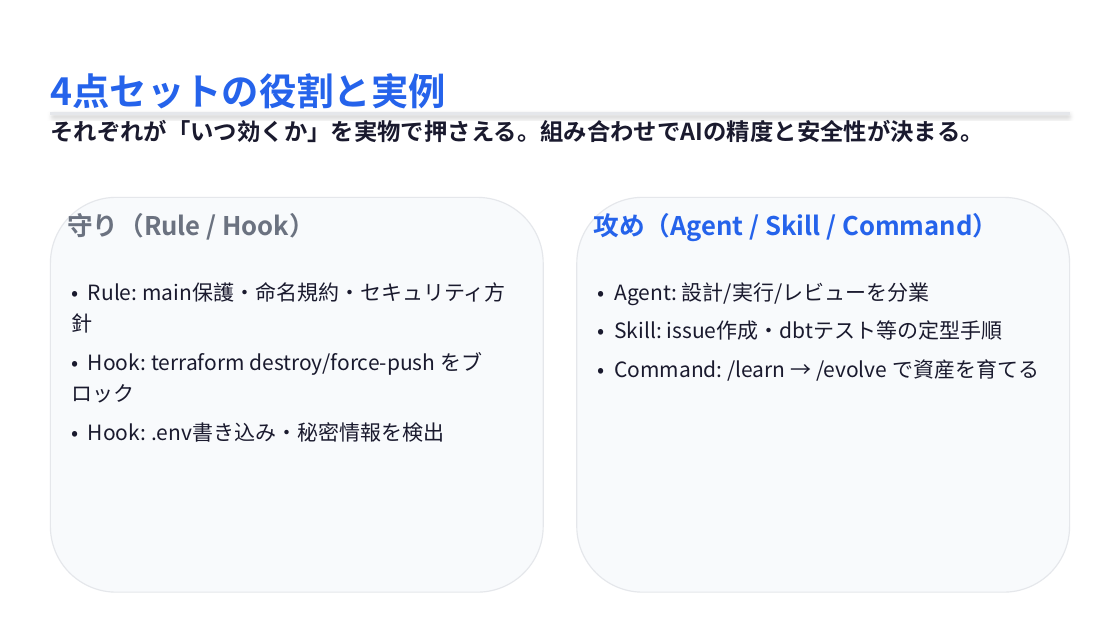
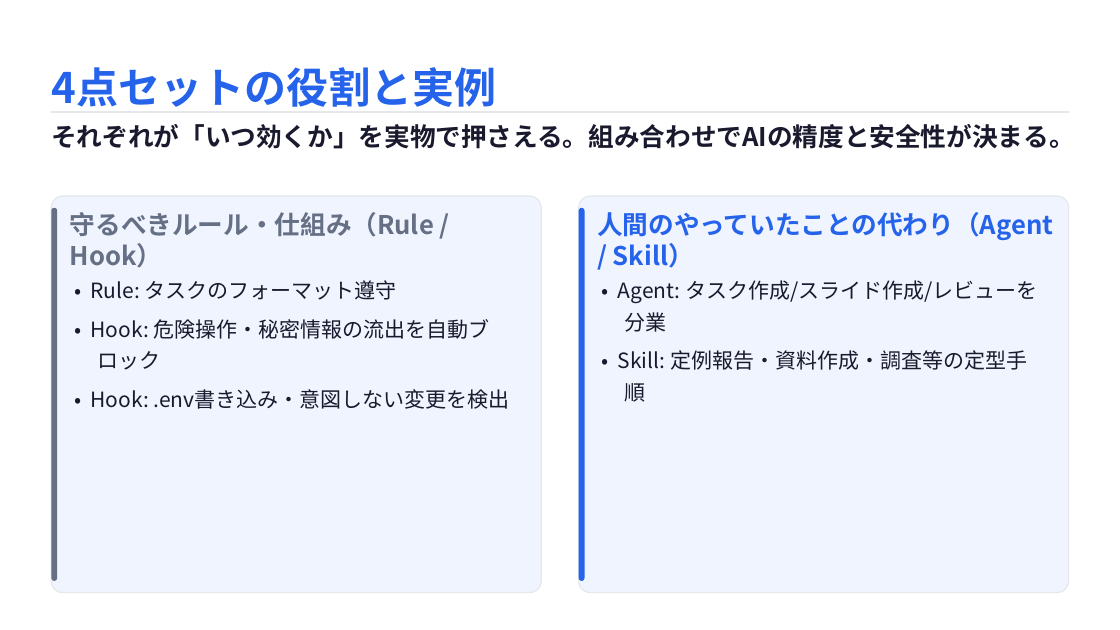
Before and after one commit to masaya-ueki/life-os, a slide deck: slide 10 of domains/presentation/decks/ai-driven-handson/ai-driven-handson.pptx. Drawn at 1120x630 pixels with LibreOffice and Linux fonts; fonts in the diff are those of the drawing. Boxes give left, top, right and bottom in pixels: in the first picture for what was removed or moved away, otherwise in the second. Text is boxed around its words. In the diff, an @@ line names an element or a change of style, - is before the commit and + after.

```diff
--- a/domains/presentation/decks/ai-driven-handson/ai-driven-handson.pptx
+++ b/domains/presentation/decks/ai-driven-handson/ai-driven-handson.pptx
@@ text "4点セットの役割と実例" at [51, 67, 496, 107]: size 32 to 36 pt @@
@@ text "それぞれが「いつ効くか」を実物で押さえる。組み合わせでAIの精度と安全性が決まる。" at [51, 124, 1074, 149]: size 20 to 22 pt @@
@@ rounded rectangle at [51, 196, 541, 592]: fill #F8FAFC to #F0F4FF; proportions changed @@
@@ rounded rectangle added at [51, 208, 57, 581], fill #667085 @@
@@ rounded rectangle at [579, 196, 1069, 592]: fill #F8FAFC to #F0F4FF; proportions changed @@
@@ rounded rectangle added at [579, 208, 585, 581], fill #2563EB @@
@@ text at [70, 212, 434, 268]: text changed; text colour #6B7280 to #667085 @@
-守り（Rule / Hook）
+守るべきルール・仕組み（Rule / Hook）
@@ text at [597, 212, 1053, 268]: text changed @@
-攻め（Agent / Skill / Command）
+人間のやっていたことの代わり（Agent / Skill）
@@ text at [91, 280, 510, 409]: text changed @@
-• Rule: main保護・命名規約・セキュリティ方針
-• Hook: terraform destroy/force-push をブロック
-• Hook: .env書き込み・秘密情報を検出
+• Rule: タスクのフォーマット遵守
+• Hook: 危険操作・秘密情報の流出を自動ブロック
+• Hook: .env書き込み・意図しない変更を検出
@@ text at [618, 280, 1037, 402]: text changed @@
-• Agent: 設計/実行/レビューを分業
-• Skill: issue作成・dbtテスト等の定型手順
-• Command: /learn → /evolve で資産を育てる
+• Agent: タスク作成/スライド作成/レビューを分業
+• Skill: 定例報告・資料作成・調査等の定型手順
```
Also in this commit, not shown: 18 other slides changed, 5 slides added, 3 slides removed, 2 other files.
